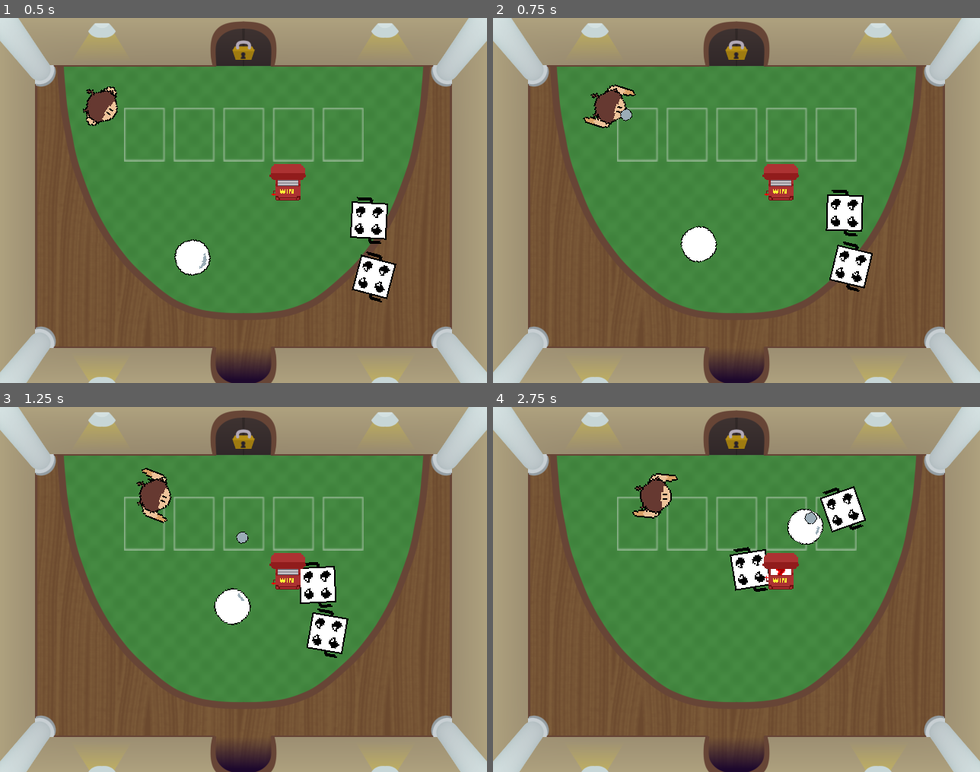
Above: before the commit, frames 1-4 (two rows, left to right).
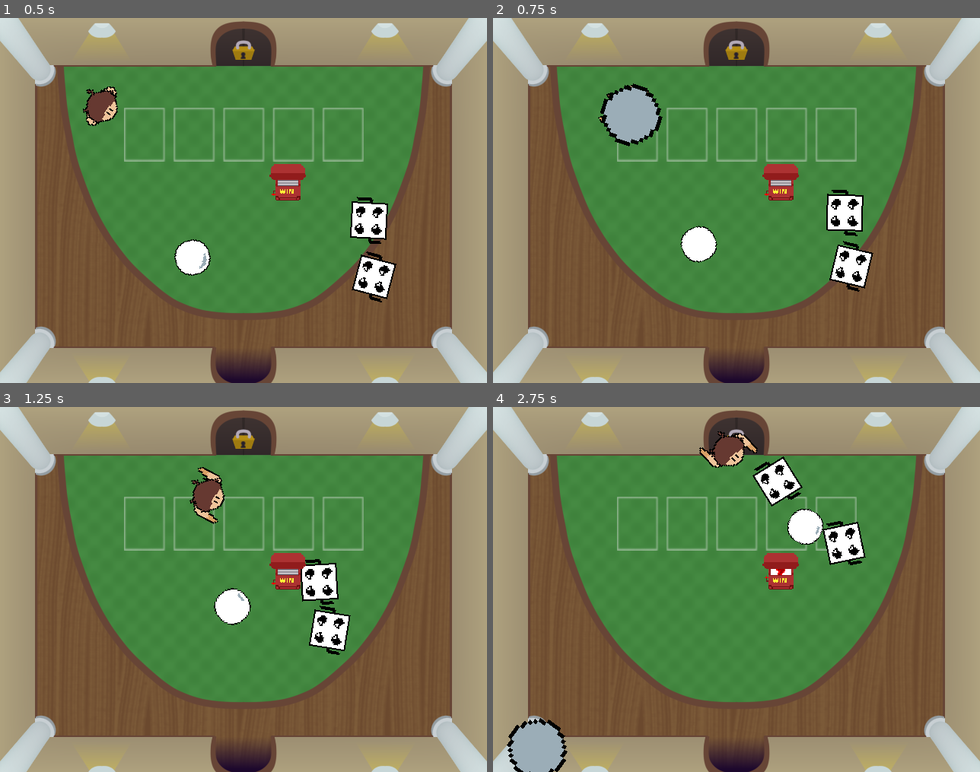
Above: after the commit, the same moments.

Repository: JoshuaKlot/BinghamtonGameJam3
Game: Godot game, scene res://scenes/main.tscn
The game is run twice, just before and just after one commit, with the same random seed, the same clock (stepped at 60 frames per second) and the same inputs.
Inputs (mouse positions are in pixels of both pictures, inside the frame that each line leads up to):
- Up to frame 1 (0.5 s): no input
- Up to frame 2 (0.75 s): tap Enter (ui_accept) at 0.5 s; move the mouse to (843, 182) at 0.52 s; hold Right (ui_right) from 0.53 s (still down); tap Space (shoot) at 0.6 s
- Up to frame 3 (1.25 s): keep holding Right (ui_right); tap Enter (ui_accept) at 0.77 s
- Up to frame 4 (2.75 s): move the mouse to (639, 607) at 1.27 s; tap Space (shoot) at 1.35, 2.1 s; tap Enter (ui_accept) at 1.52 s; move the mouse to (785, 509) at 2.02 s; release Right (ui_right) at 2.03 s; hold Left (ui_left) from 2.03 s (still down)

Frame 1 is identical in both runs. In frame 2, 1.8% of the frame differs, in the area x 18-79%, y 17-75%; in frame 3, 2.4%; in frame 4, 5.9%, in the area x 2-77%, y 6-100%.
Error in both runs: Invalid access to property or key 'main' on a base object of type 'Window'. (res://Scripts/slot_machine.gd:19)

Commit message:
Update player.gd

Diff:
--- a/platformer/Scripts/player.gd
+++ b/platformer/Scripts/player.gd
@@ -1,33 +1,83 @@
 extends CharacterBody2D
 
 var damage = 1
-const SPEED = 100.0
+var basedamage = 1
+var baseSpeed = 100.0
+var SPEED = 100.0
 const JUMP_VELOCITY = -400.0
 const bullet_speed = 300.0
 @onready var _animated_sprite = $AnimatedSprite2D
 var lastdirection = Vector2.DOWN
+var bullet = preload("res://scenes/bullet.tscn")
+@onready var main = get_node("bulletContainer")
 
+var baseCritChance = 0.10
+var critChance = 0.10
+
+var allPowersArray = [50,10,5,0,10,0,0,0,0,0,0,0] #all the powers
+#all indices and their powers
+#index 0 =
+#index 1 =
+#index 2 =
+#index 3 =
+#index 4 =
+#index 5 =
+#index 6 =
+#index 7 =
+#index 8 =
+#index 9 =
+
+#Called every frame. 'delta' is the elapsed time since the previous frame.
+func _process(delta: float) -> void:
+    if allPowersArray[0]:  #damage up
+        damage = basedamage + allPowersArray[0]
+    if allPowersArray[2]:  #critical hits
+        critChance = baseCritChance + (0.05 * allPowersArray[2])
+    if allPowersArray[3]:  #Max HP up
+        pass
+    if allPowersArray[4]:  #runSpeed up
+        SPEED = baseSpeed + (10 * allPowersArray[4])
+    if allPowersArray[5]:  #
+        pass
+    if allPowersArray[6]:
+        pass
+    if allPowersArray[7]:
+        pass
+    if allPowersArray[8]:
+        pass
+    if allPowersArray[9]:
+        pass
 func _physics_process(delta: float) -> void:
-	var bullet = preload("res://scenes/bullet.tscn")
-	look_at(get_global_mouse_position())
+
+    look_at(get_global_mouse_position())
 
 
-	if Input.is_action_just_pressed("shoot"):
-		var instance = bullet.instantiate()
-		get_tree().root.add_child(instance)
-		instance.global_position = global_position
-		instance.rotation = rotation
+    if Input.is_action_just_pressed("shoot"):
+        var instance = bullet.instantiate()
+        if allPowersArray[1]:  #BASED ON PELLET POWER size up
+            instance.scale = Vector2(5,5)
+        calculateCrit()
+        get_tree().root.add_child(instance)
+        instance.global_position = global_position
+        instance.rotation = rotation
 
-	var direction := Input.get_axis("ui_left", "ui_right")
-	var direction2 := Input.get_axis("ui_up", "ui_down")
+    var direction := Input.get_axis("ui_left", "ui_right")
+    var direction2 := Input.get_axis("ui_up", "ui_down")
 
-	if direction or direction2:
-		velocity.x = direction * SPEED
-		velocity.y = direction2 * SPEED
-		_animated_sprite.play("Walk")
-	else:
-		velocity.x = move_toward(velocity.x, 0, SPEED)
-		velocity.y = move_toward(velocity.y, 0, SPEED)
-		_animated_sprite.play("Idle")
+    if direction or direction2:
+        velocity.x = direction * SPEED
+        velocity.y = direction2 * SPEED
+        _animated_sprite.play("Walk")
+    else:
+        velocity.x = move_toward(velocity.x, 0, SPEED)
+        velocity.y = move_toward(velocity.y, 0, SPEED)
+        _animated_sprite.play("Idle")
 
-	move_and_slide()
+    move_and_slide()
+
+
+func calculateCrit():
+    if randf() < (1 - critChance):
+        damage = basedamage
+    else:
+        damage = 2 * basedamage
